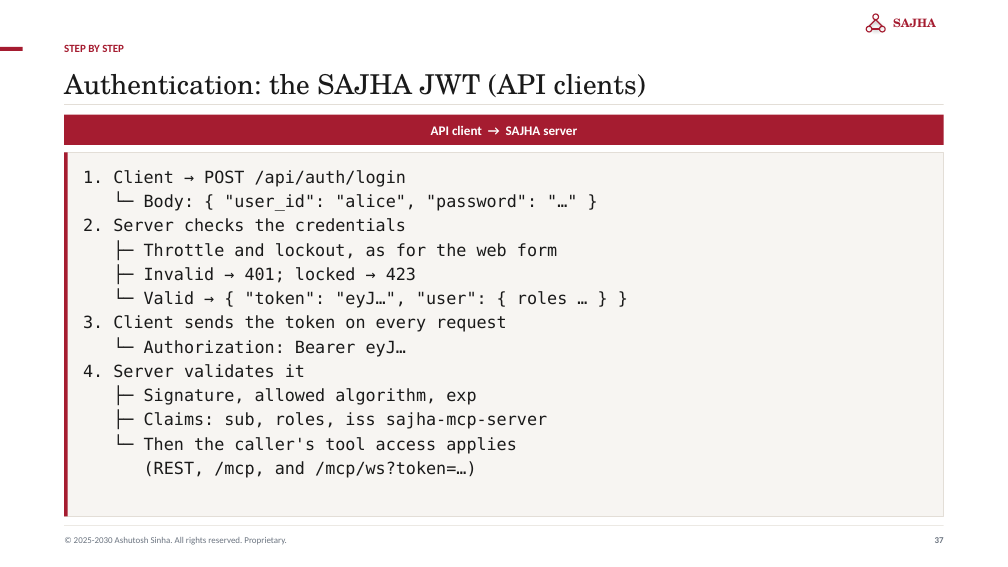
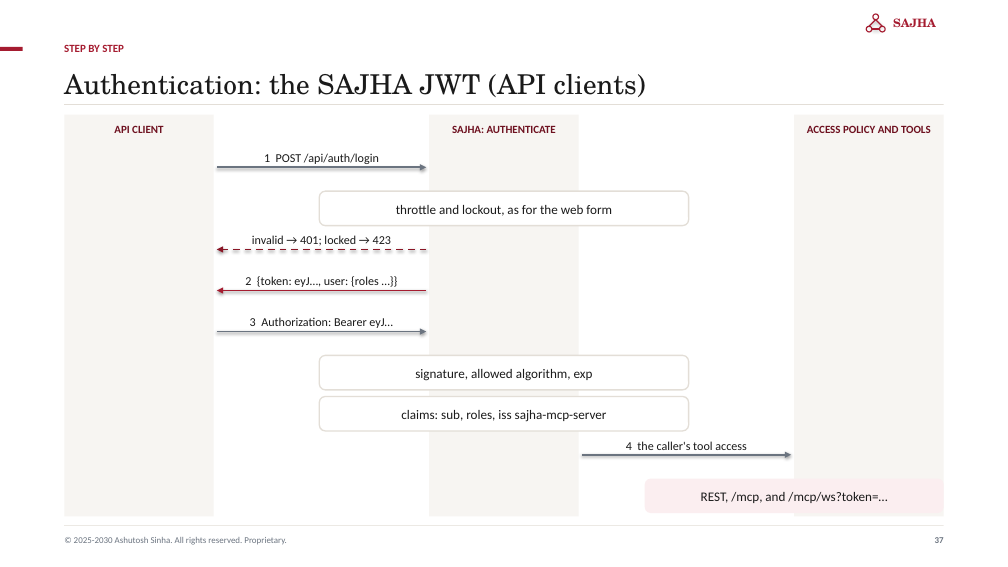
Before and after one commit to ajsinha/sajhamcpserver, a slide deck: slide 37 of docs/publications/SAJHA-MCP-Server.pptx. Drawn at 1008x567 pixels with LibreOffice and Linux fonts; fonts in the diff are those of the drawing. Boxes give left, top, right and bottom in pixels: in the first picture for what was removed or moved away, otherwise in the second. Text is boxed around its words. In the diff, an @@ line names an element or a change of style, - is before the commit and + after.

```diff
--- a/docs/publications/SAJHA-MCP-Server.pptx
+++ b/docs/publications/SAJHA-MCP-Server.pptx
@@ rectangle removed at (64, 115, 944, 145) @@
-API client → SAJHA server
@@ rectangle added at (64, 115, 214, 516), fill #F7F5F2 @@
@@ rectangle: place and size @@
-rectangle at (64, 153, 67, 516)
+rectangle at (430, 115, 579, 516)
@@ rectangle at (430, 115, 579, 516): fill #A51C30 to #F7F5F2 @@
@@ rectangle added at (795, 115, 944, 516), fill #F7F5F2 @@
@@ text added at (114, 125, 163, 133), 10.5 pt, text #6E1120, bold @@
+API CLIENT
@@ text added at (452, 125, 556, 133), 10.5 pt, text #6E1120, bold @@
+SAJHA: AUTHENTICATE
@@ text added at (807, 125, 931, 133), 10.5 pt, text #6E1120, bold @@
+ACCESS POLICY AND TOOLS
@@ rectangle removed at (64, 153, 944, 516) @@
@@ text removed at (83, 170, 567, 478) @@
-1. Client → POST /api/auth/login
-└─ Body: { "user_id": "alice", "password": "…" }
-2. Server checks the credentials
-├─ Throttle and lockout, as for the web form
-├─ Invalid → 401; locked → 423
-└─ Valid → { "token": "eyJ…", "user": { roles … } }
-3. Client sends the token on every request
-└─ Authorization: Bearer eyJ…
-4. Server validates it
-├─ Signature, allowed algorithm, exp
-├─ Claims: sub, roles, iss sajha-mcp-server
-└─ Then the caller's tool access applies
-(REST, /mcp, and /mcp/ws?token=…)
@@ arrow added from (217, 167) to (426, 167), #6B7480 1.6 pt @@
@@ text added at (264, 153, 379, 164), 11.5 pt, text #1A1A1A @@
+1 POST /api/auth/login
@@ rounded rectangle added at (319, 191, 689, 226), fill #FFFFFF, outline #E3DED7 1.25 pt, 12.5 pt, text #1A1A1A @@
+throttle and lockout, as for the web form
@@ text added at (252, 235, 391, 246), 11.5 pt, text #1A1A1A @@
+invalid → 401; locked → 423
@@ arrow added from (426, 250) to (217, 250), #8A1626 1.6 pt dashed @@
@@ arrow added from (426, 290) to (217, 290), #A51C30 1.6 pt @@
@@ text added at (245, 276, 379, 287), 11.5 pt, text #1A1A1A @@
+2 {token: eyJ…, user: {roles …}}
@@ text added at (250, 317, 393, 328), 11.5 pt, text #1A1A1A @@
+3 Authorization: Bearer eyJ…
@@ arrow added from (217, 332) to (426, 332), #6B7480 1.6 pt @@
@@ rounded rectangle added at (319, 355, 689, 390), fill #FFFFFF, outline #E3DED7 1.25 pt, 12.5 pt, text #1A1A1A @@
+signature, allowed algorithm, exp
@@ rounded rectangle added at (319, 396, 689, 431), fill #FFFFFF, outline #E3DED7 1.25 pt, 12.5 pt, text #1A1A1A @@
+claims: sub, roles, iss sajha-mcp-server
@@ text added at (626, 441, 746, 450), 11.5 pt, text #1A1A1A @@
+4 the caller's tool access
@@ arrow added from (582, 455) to (792, 455), #6B7480 1.6 pt @@
@@ rounded rectangle added at (645, 479, 944, 513), fill #FBEEF0, 12.5 pt, text #1A1A1A @@
+REST, /mcp, and /mcp/ws?token=…
```
Also in this commit, not shown: 34 other slides changed, 9 other files.
